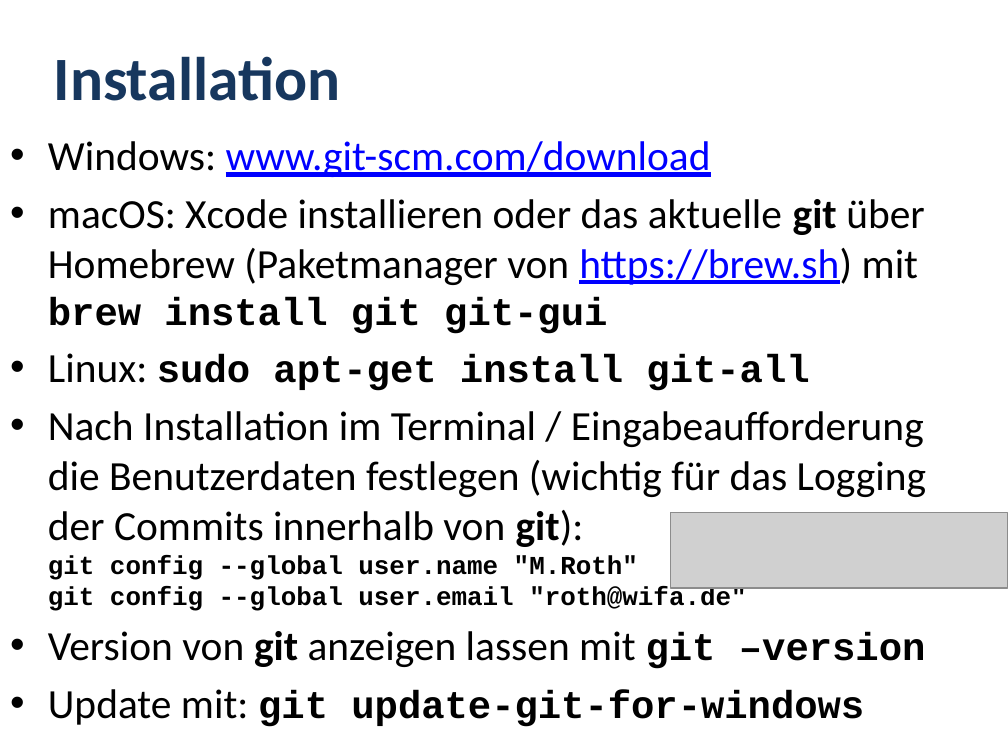
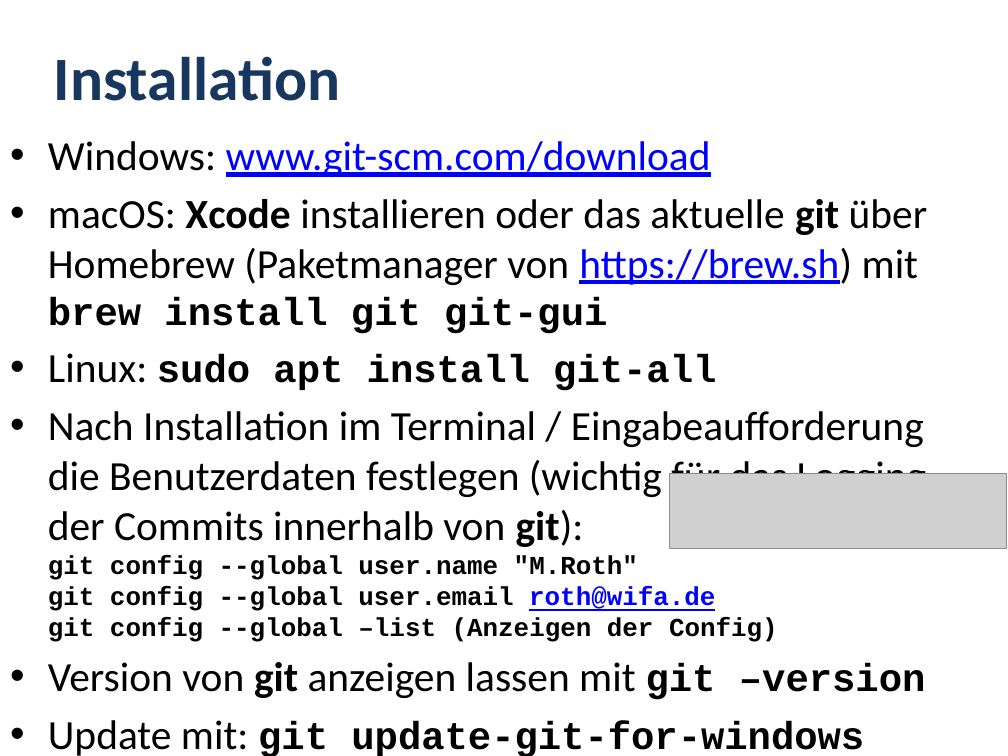
Before and after one commit to MickyRoth/Presentations, a slide deck: slide 4 of Git.pptx. Drawn at 1008x756 pixels with LibreOffice and Linux fonts; fonts in the diff are those of the drawing; grey boxes stand for pictures; background and template pictures are left out. Boxes give left, top, right and bottom in pixels: in the first picture for what was removed or moved away, otherwise in the second. Text is boxed around its words. In the diff, an @@ line names an element or a change of style, - is before the commit and + after.

```diff
--- a/Git.pptx
+++ b/Git.pptx
@@ text at (48,199,928,334): bold on in "Xcode" @@
@@ text at (48,353,926,642): text changed; font Calibri to Courier New; bold on @@
-• Linux: sudo apt-get install git-all
-• Nach Installation im Terminal / Eingabeaufforderung die Benutzerdaten festlegen (wichtig für das Logging der Commits innerhalb von git):
-  git config --global user.name "M.Roth"
-  git config --global user.email "roth@wifa.de"
+• Linux: sudo apt install git-all
+• Nach Installation im Terminal / Eingabeaufforderung die Benutzerdaten festlegen (wichtig für das Logging der Commits innerhalb von git):
+  git config --global user.name "M.Roth"
+  git config --global user.email roth@wifa.de
+  git config --global –list (Anzeigen der Config)
@@ picture: place and size @@
-picture at (670,513,1008,589)
+picture at (669,473,1007,548)
```
Also in this commit, not shown: 7 other slides changed, 3 other files.
